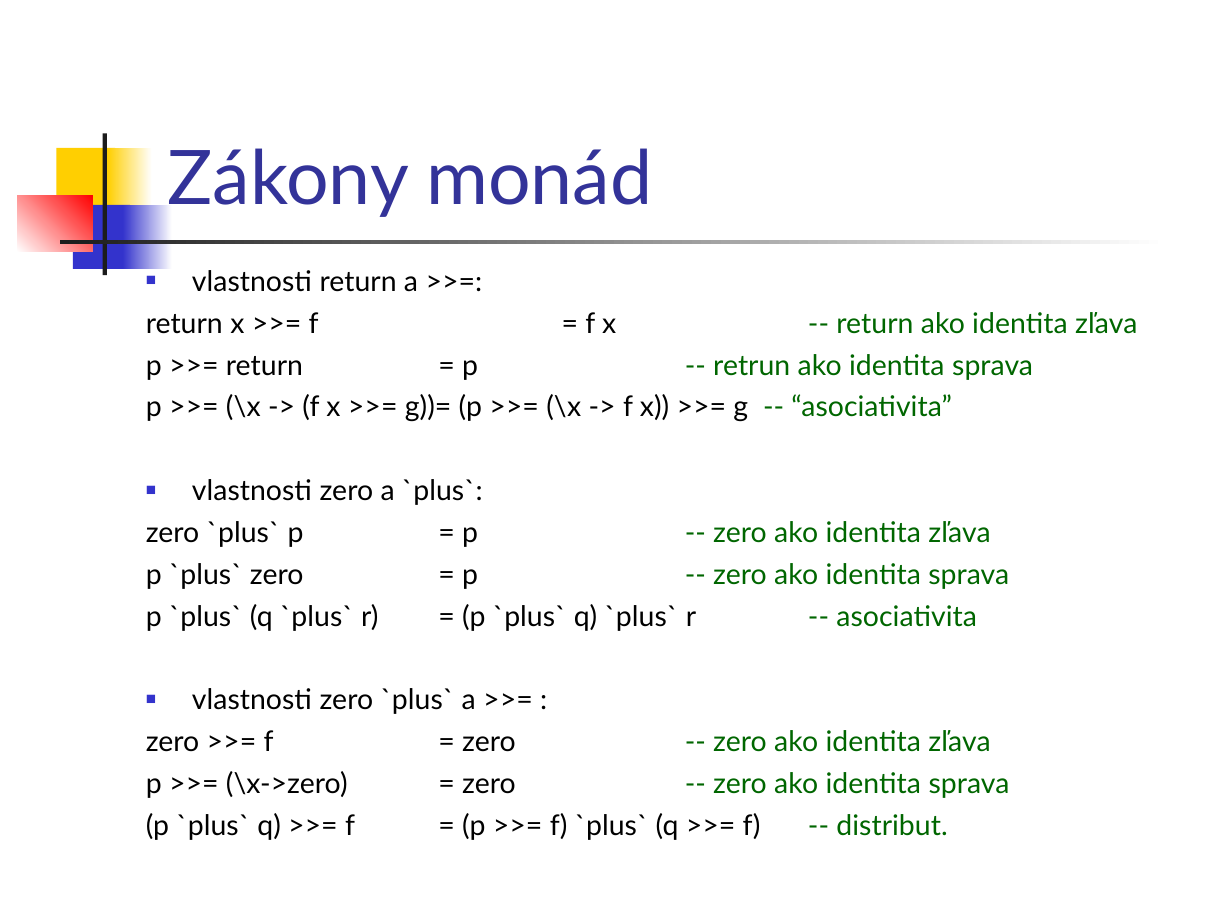
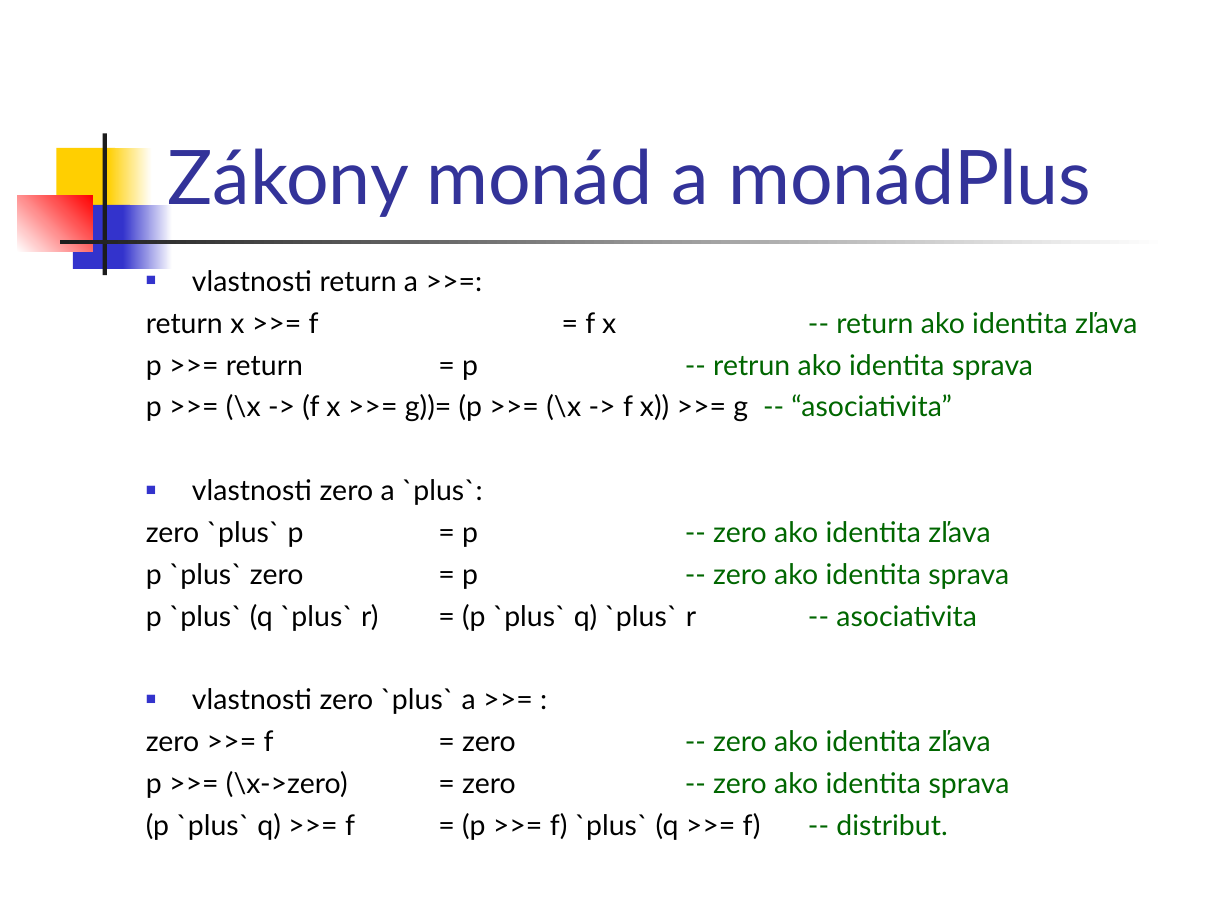
Before and after one commit to Funkcionalne/Prednasky, a slide deck: slide 24 of 11/11_fpro.ppt (slide 29 before the commit). Drawn at 1232x924 pixels with LibreOffice and Linux fonts; fonts in the diff are those of the drawing. Boxes give left, top, right and bottom in pixels: in the first picture for what was removed or moved away, otherwise in the second. Text is boxed around its words. In the diff, an @@ line names an element or a change of style, - is before the commit and + after.

```diff
--- a/11/11_fpro.ppt
+++ b/11/11_fpro.ppt
@@ title at <box>167,148,1091,217</box>: text changed @@
-Zákony monád
+Zákony monád a monádPlus
```
Also in this commit, not shown: 12 other slides changed, 10 slides added, 10 other files.
